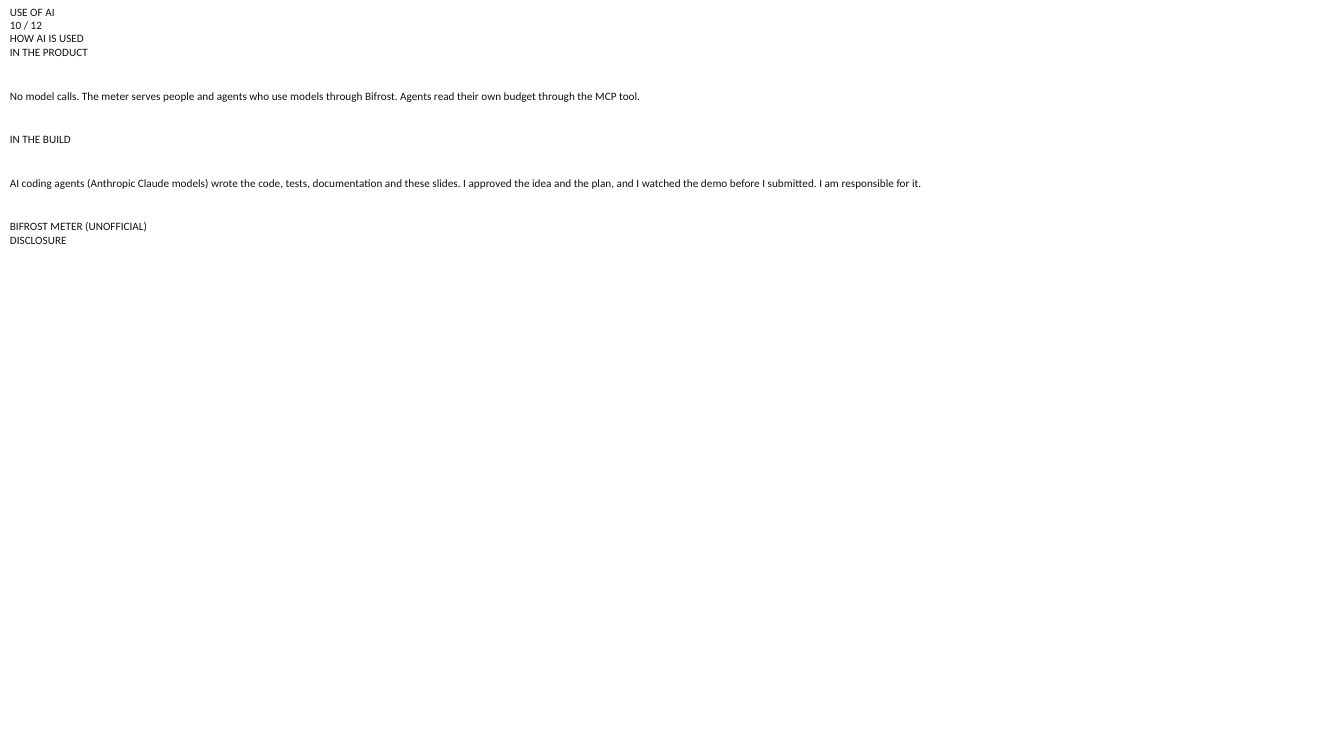
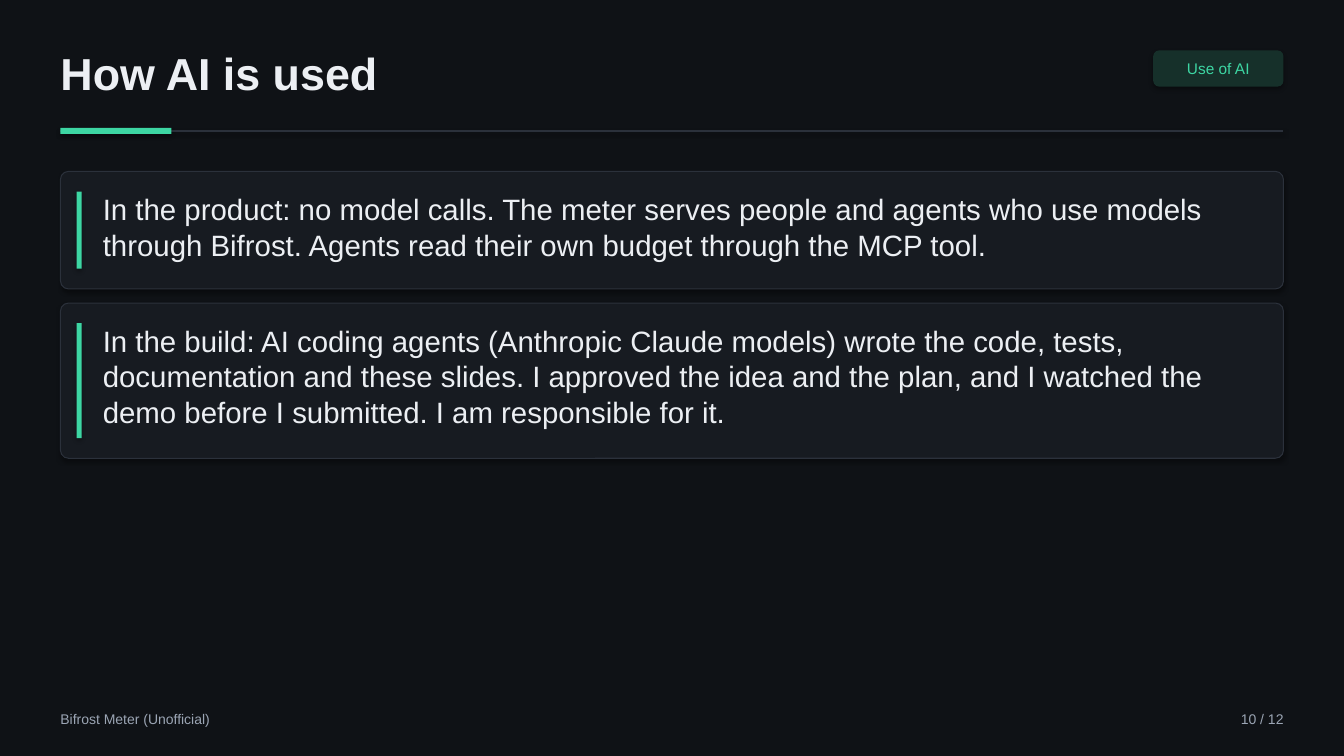
Before and after one commit to aimanmalib/bifrost-meter, a slide deck: slide 10 of deck/bifrost-meter.pptx. Drawn at 1344x756 pixels with LibreOffice and Linux fonts; fonts in the diff are those of the drawing; background and template pictures are left out. Boxes give left, top, right and bottom in pixels: in the first picture for what was removed or moved away, otherwise in the second. Text is boxed around its words. In the diff, an @@ line names an element or a change of style, - is before the commit and + after.

```diff
--- a/deck/bifrost-meter.pptx
+++ b/deck/bifrost-meter.pptx
@@ background picture (left out) to #0F1216 @@
@@ text added at (x1=60, y1=57, x2=378, y2=91), 32 pt, text #ECEFF3, bold @@
+How AI is used
@@ rounded rectangle added at (x1=1153, y1=50, x2=1284, y2=87), fill #16302A, 11 pt, text #3DD6A3 @@
+Use of AI
@@ line added from (60, 131) to (1284, 131), #2B313B 1 pt @@
@@ rectangle added at (x1=60, y1=128, x2=171, y2=134), fill #3DD6A3 @@
@@ rounded rectangle added at (x1=60, y1=171, x2=1284, y2=289), fill #171B21, outline #2B313B 0.75 pt @@
@@ rectangle added at (x1=77, y1=192, x2=82, y2=269), fill #3DD6A3 @@
@@ text added at (x1=103, y1=198, x2=1202, y2=262), 21 pt, text #ECEFF3 @@
+In the product: no model calls. The meter serves people and agents who use models through Bifrost. Agents read their own budget through the MCP tool.
@@ rounded rectangle added at (x1=60, y1=303, x2=1284, y2=459), fill #171B21, outline #2B313B 0.75 pt @@
@@ rectangle added at (x1=77, y1=324, x2=82, y2=439), fill #3DD6A3 @@
@@ text at (x1=103, y1=330, x2=1202, y2=429): text changed; size 8 to 21 pt; font Calibri to Arial; text colour #0F1216 to #ECEFF3 @@
-USE OF AI
-10 / 12
-HOW AI IS USED
-IN THE PRODUCT
-No model calls. The meter serves people and agents who use models through Bifrost. Agents read their own budget through the MCP tool.
-IN THE BUILD
-AI coding agents (Anthropic Claude models) wrote the code, tests, documentation and these slides. I approved the idea and the plan, and I watched the demo before I submitted. I am responsible for it.
-BIFROST METER (UNOFFICIAL)
-DISCLOSURE
+In the build: AI coding agents (Anthropic Claude models) wrote the code, tests, documentation and these slides. I approved the idea and the plan, and I watched the demo before I submitted. I am responsible for it.
@@ text added at (x1=60, y1=714, x2=209, y2=727), 10 pt, text #9BA5B4 @@
+Bifrost Meter (Unofficial)
@@ text added at (x1=1241, y1=714, x2=1284, y2=724), 10 pt, text #9BA5B4 @@
+10 / 12
```
Also in this commit, not shown: 11 other slides changed, 5 other files.
